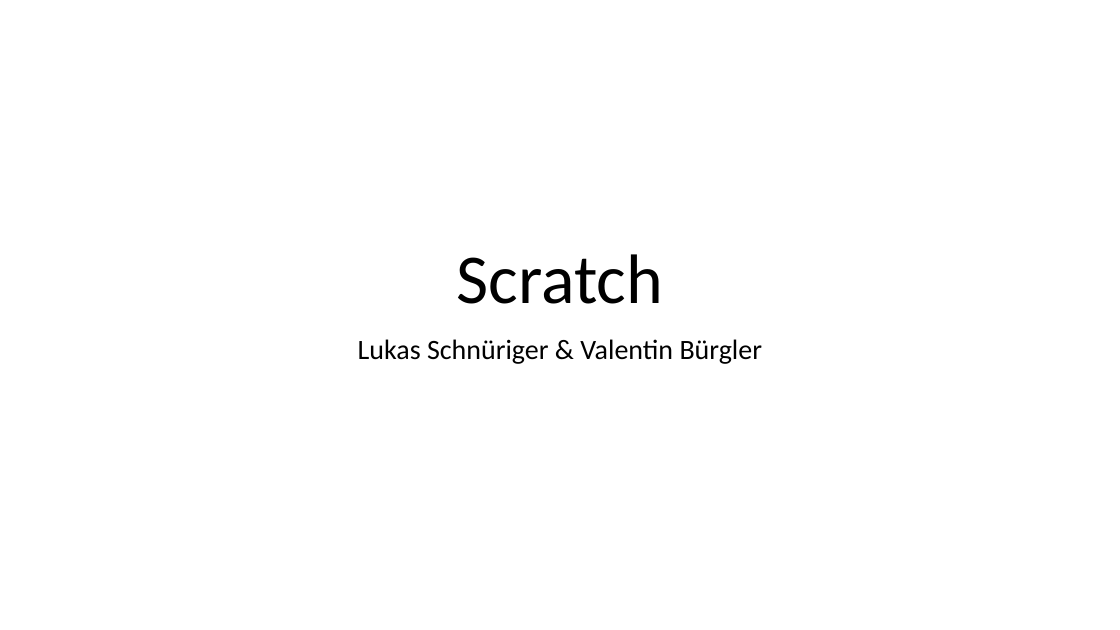
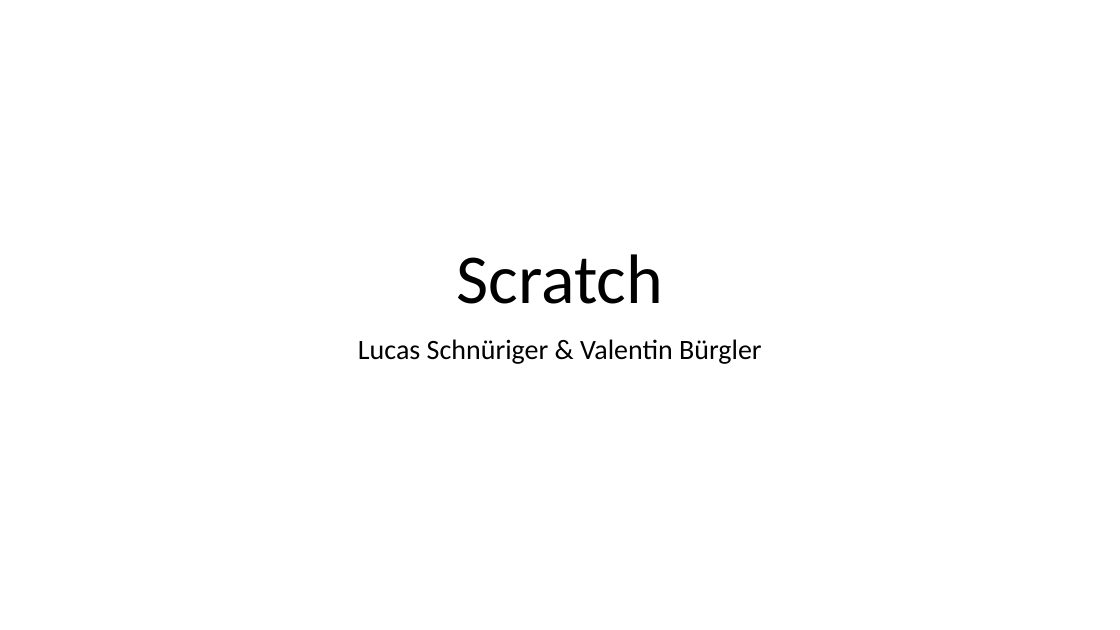
Before and after one commit to UncleBench/PCP-Projekt, a slide deck: slide 1 of Praesentation.pptx. Drawn at 1120x630 pixels with LibreOffice and Linux fonts; fonts in the diff are those of the drawing. Boxes give left, top, right and bottom in pixels: in the first picture for what was removed or moved away, otherwise in the second. Text is boxed around its words. In the diff, an @@ line names an element or a change of style, - is before the commit and + after.

```diff
--- a/Praesentation.pptx
+++ b/Praesentation.pptx
@@ subtitle at <box>358,339,762,364</box>: text changed @@
-Lukas Schnüriger & Valentin Bürgler
+Lucas Schnüriger & Valentin Bürgler
```
Also in this commit, not shown: 1 other slide changed, 1 other file.
